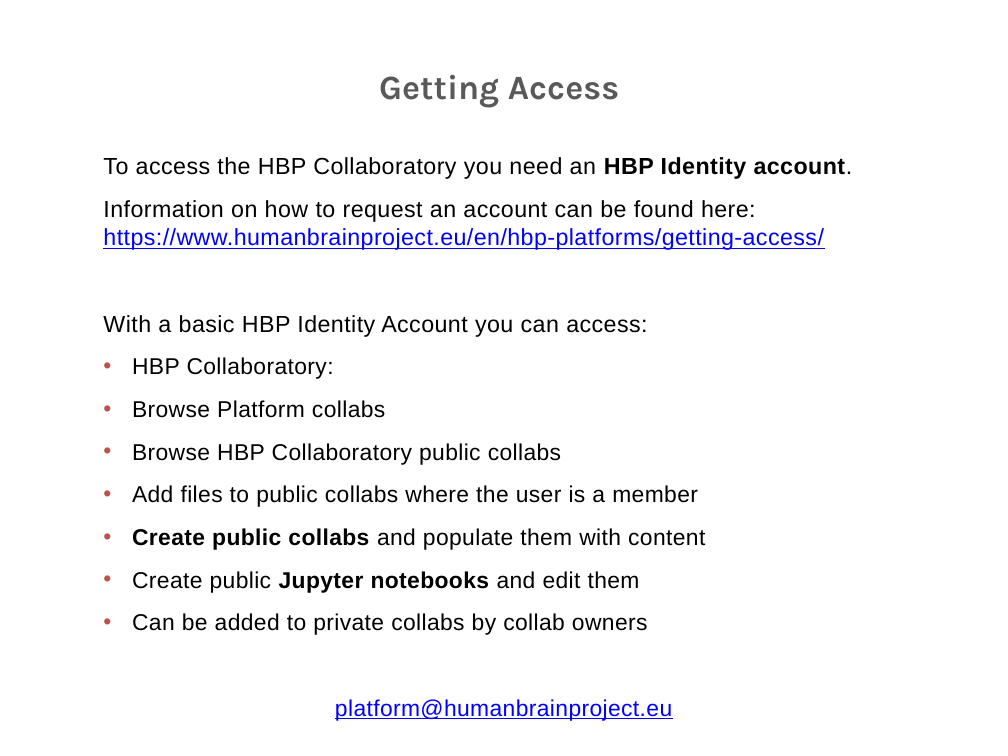
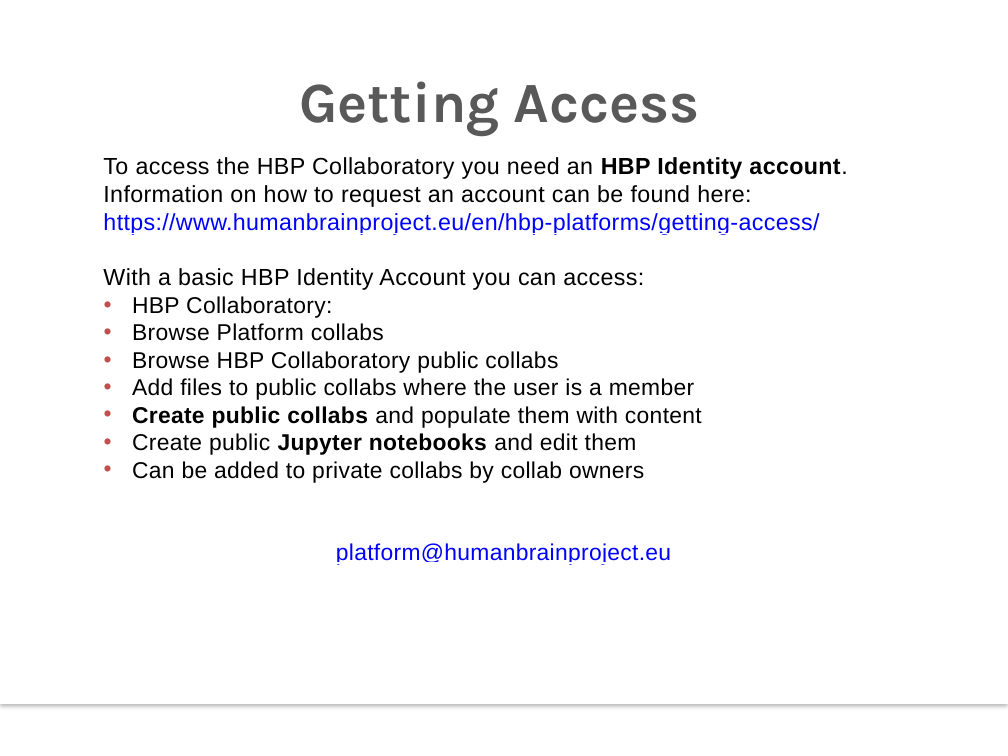
Before and after one commit to NeuralEnsemble/NeuroinformaticsTutorial, a slide deck: slide 4 of Part_1_Resources_for_computational_modellers/8_Web_portals/4_HBPCollaboratory.pptx. Drawn at 1008x756 pixels with LibreOffice and Linux fonts; fonts in the diff are those of the drawing. Boxes give left, top, right and bottom in pixels: in the first picture for what was removed or moved away, otherwise in the second. Text is boxed around its words. In the diff, an @@ line names an element or a change of style, - is before the commit and + after.

```diff
--- a/Part_1_Resources_for_computational_modellers/8_Web_portals/4_HBPCollaboratory.pptx
+++ b/Part_1_Resources_for_computational_modellers/8_Web_portals/4_HBPCollaboratory.pptx
@@ rectangle added at bbox=[0, 0, 1008, 704], fill #FFFFFF @@
@@ text "Getting Access" at bbox=[299, 81, 700, 135]: size 26.9 to 44.8 pt @@
@@ text at bbox=[103, 157, 847, 565]: less space between paragraphs @@
@@ text at bbox=[103, 185, 819, 235]: text changed @@
-Information on how to request an account can be found here:
-https://www.humanbrainproject.eu/en/hbp-platforms/getting-access/
+Information on how to request an account can be found here:
+https://www.humanbrainproject.eu/en/hbp-platforms/getting-access/
```
Also in this commit, not shown: 3 other slides changed, 9 other files.
